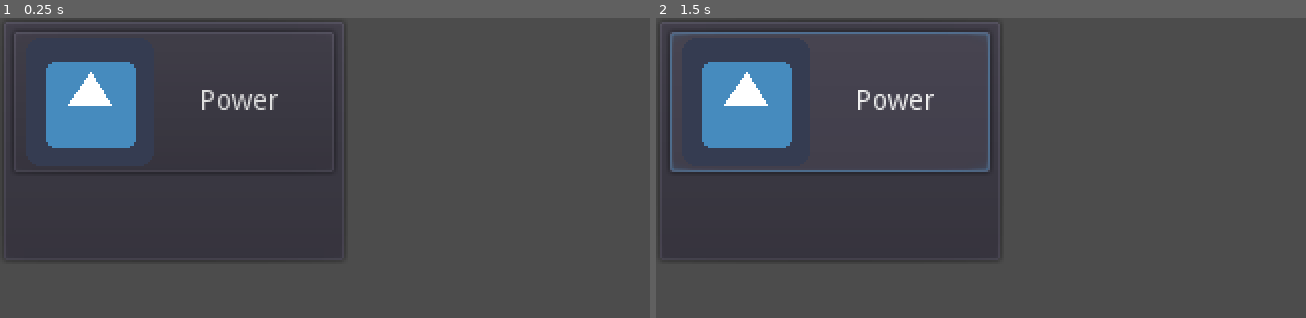
Above: before the commit, frames 1-2 (left to right).
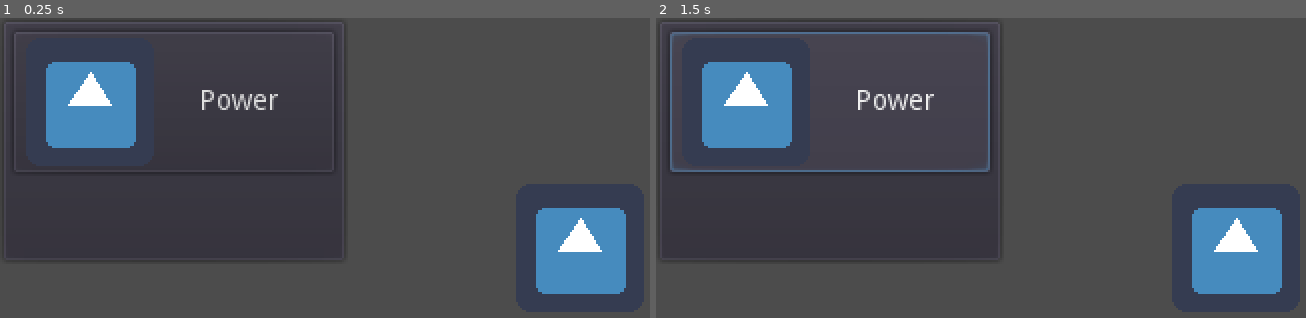
Above: after the commit, the same moments.

Repository: Yu-Channel/Simple-clicker
Game: Godot game, scene res://scene/Main.tscn
Same seed, same stepped clock (60 frames per second), same inputs: the game is played once before the commit and once after it. The engine's default icon, where the game draws it, is replaced by a stand-in: a white triangle on a blue panel in a dark square.
Inputs:
- Up to frame 1 (0.25 s): no input
- Up to frame 2 (1.5 s): click "Power" at 0.5 s; click "Power" at 1.25 s

The runs differ from the first frame. In frame 1, 3.9% of the frame differs, in the area x 82-97%, y 63-92%; in frame 2, 3.9%.

Commit message:
MainにEnemyインスタンスを追加

Diff:
--- a/scene/Main.tscn
+++ b/scene/Main.tscn
@@ -1,13 +1,16 @@
-[gd_scene load_steps=4 format=2]
+[gd_scene load_steps=6 format=2]
 
 [ext_resource path="res://icon.png" type="Texture" id=1]
 [ext_resource path="res://rounded-mplus-1m-medium.ttf" type="DynamicFontData" id=2]
+[ext_resource path="res://scripts/Main.gd" type="Script" id=3]
+[ext_resource path="res://scene/Enemy.tscn" type="PackedScene" id=4]
 
 [sub_resource type="DynamicFont" id=1]
 size = 25
 font_data = ExtResource( 2 )
 
 [node name="Main" type="Node2D"]
+script = ExtResource( 3 )
 
 [node name="PanelContainer" type="PanelContainer" parent="."]
 margin_right = 174.0
@@ -36,3 +39,6 @@
 text = "x 100"
 align = 1
 valign = 1
+
+[node name="Enemy" parent="." instance=ExtResource( 4 )]
+position = Vector2( 290, 115 )
